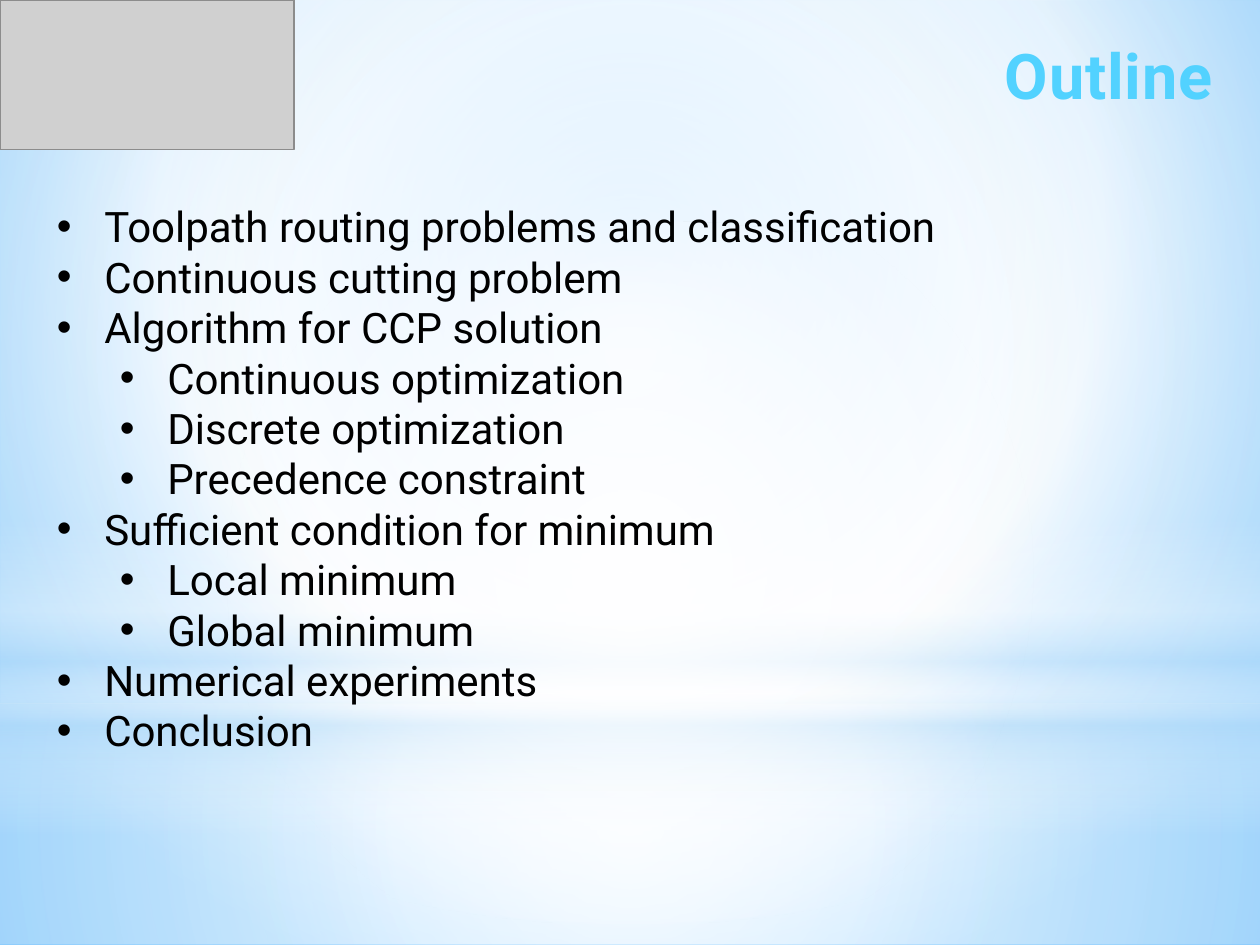
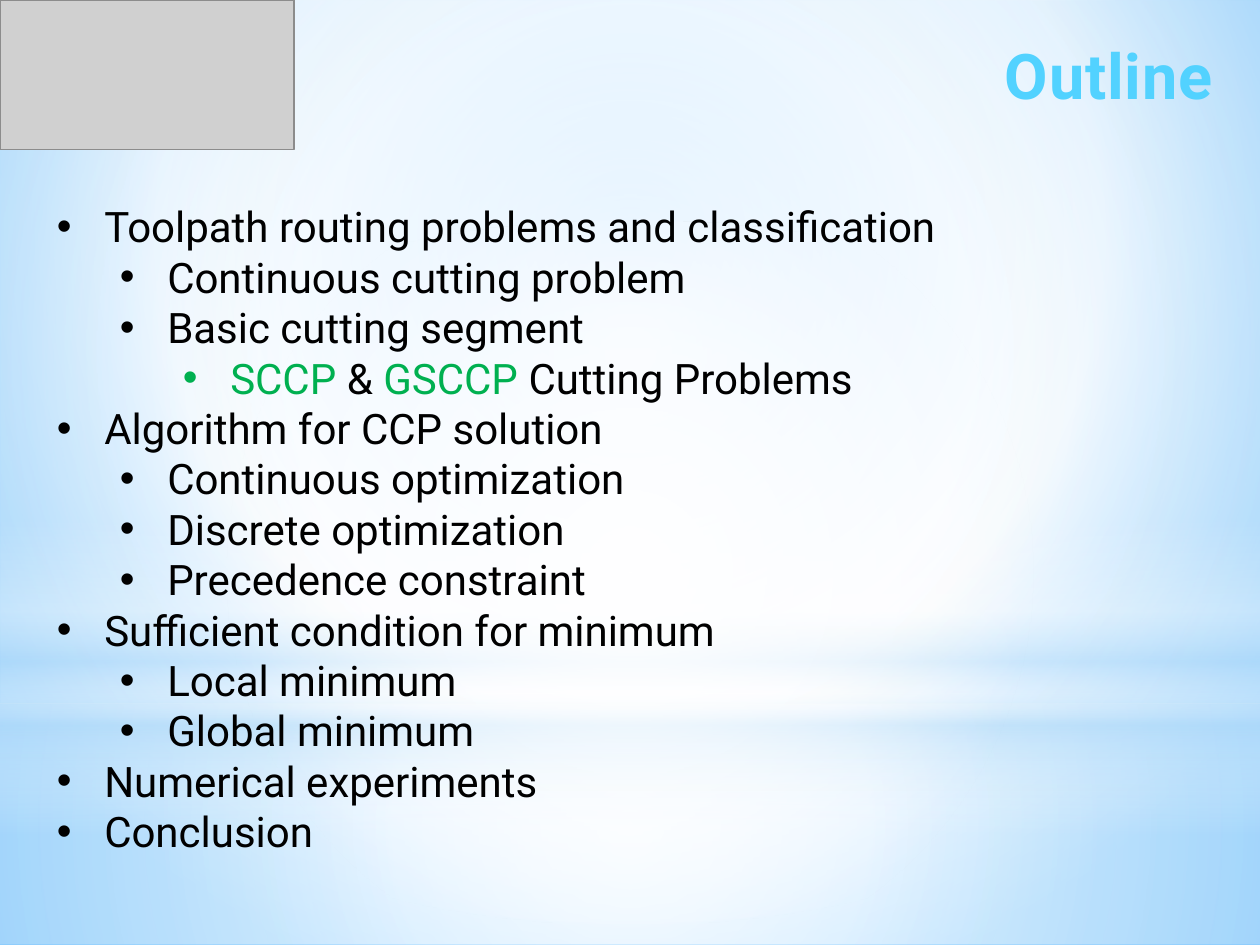
Before and after one commit to ukoloff/LaTeX, a slide deck: slide 2 of Optima2020/pptx/Report.pptx. Drawn at 1260x945 pixels with LibreOffice and Linux fonts; fonts in the diff are those of the drawing; grey boxes stand for pictures. Boxes give left, top, right and bottom in pixels: in the first picture for what was removed or moved away, otherwise in the second. Text is boxed around its words. In the diff, an @@ line names an element or a change of style, - is before the commit and + after.

```diff
--- a/Optima2020/pptx/Report.pptx
+++ b/Optima2020/pptx/Report.pptx
@@ text at box(167, 261, 685, 302): list level 1 to 2 in "Continuous cutting problem" @@
@@ text at box(167, 312, 853, 403): paragraphs added @@
+  • Basic cutting segment
+    • SCCP & GSCCP Cutting Problems
```
Also in this commit, not shown: 4 other slides changed, 3 slides added.
